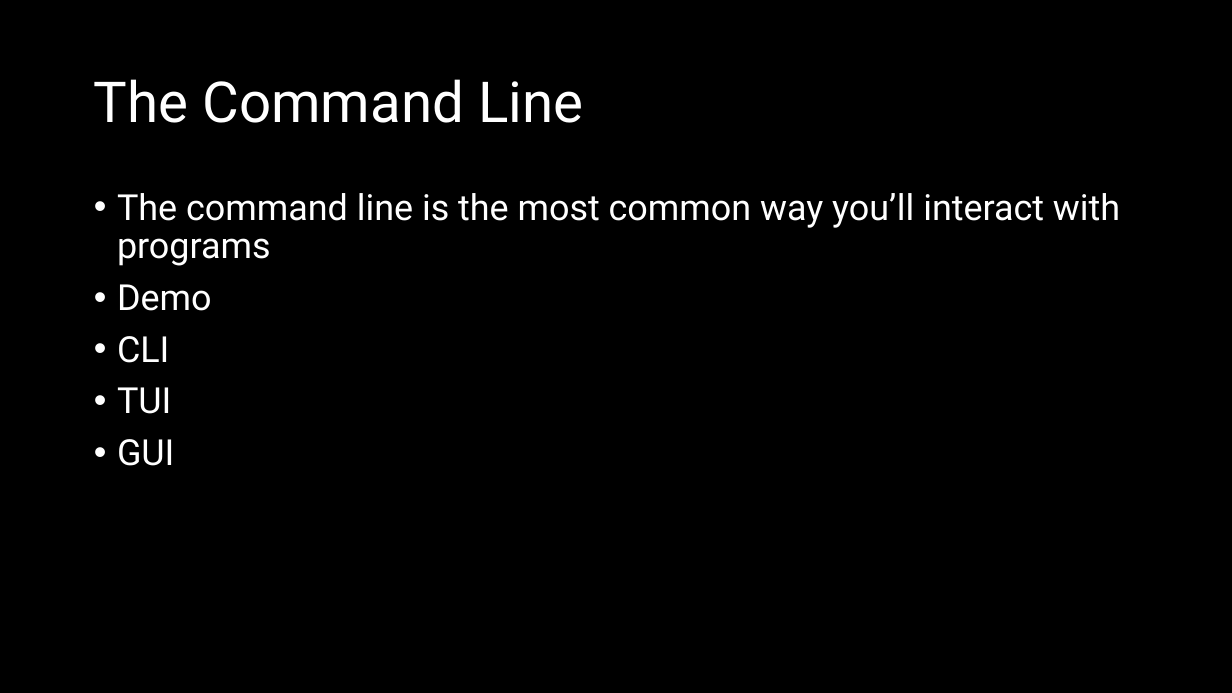
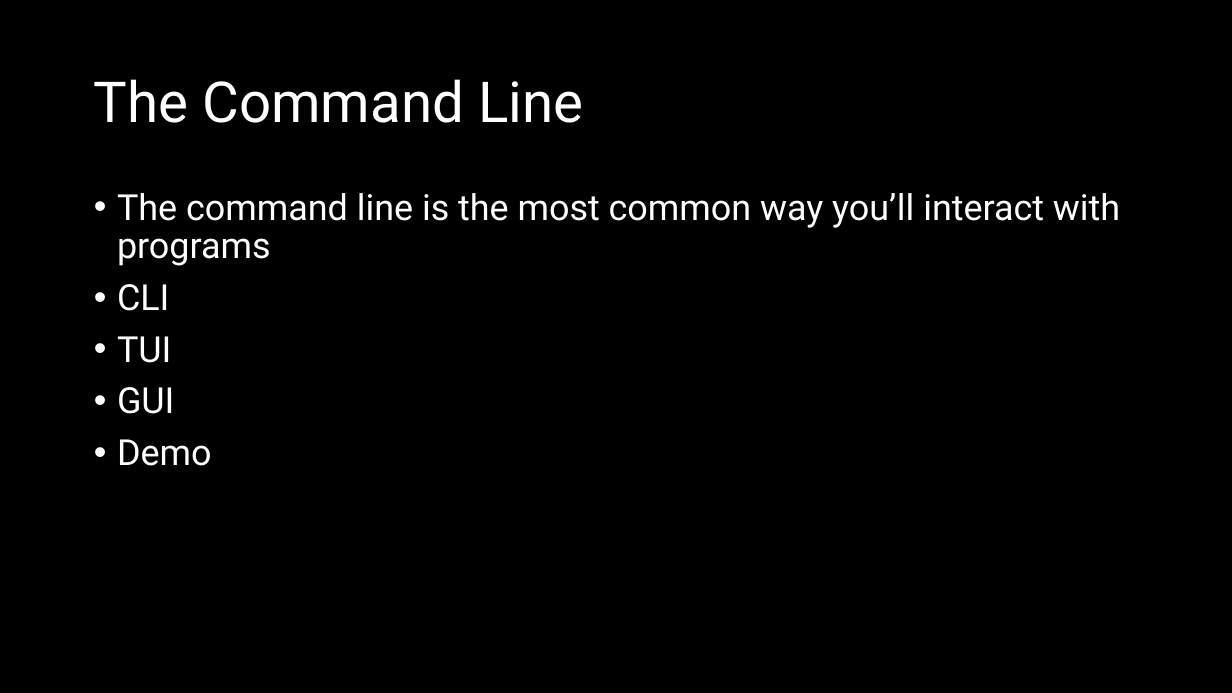
Before and after one commit to d-guh/computer-courses, a slide deck: slide 23 of lessons/00/lesson-00.pptx. Drawn at 1232x693 pixels with LibreOffice and Linux fonts; fonts in the diff are those of the drawing; background and template pictures are left out. Boxes give left, top, right and bottom in pixels: in the first picture for what was removed or moved away, otherwise in the second. Text is boxed around its words. In the diff, an @@ line names an element or a change of style, - is before the commit and + after.

Commit message:
feat(00): complete powerpoint and add pdf version

```diff
--- a/lessons/00/lesson-00.pptx
+++ b/lessons/00/lesson-00.pptx
@@ text at box(117, 284, 212, 311): paragraph removed @@
-• Demo
@@ text at box(117, 439, 212, 466): paragraph added @@
+• Demo
```
Also in this commit, not shown: 1 other file.
